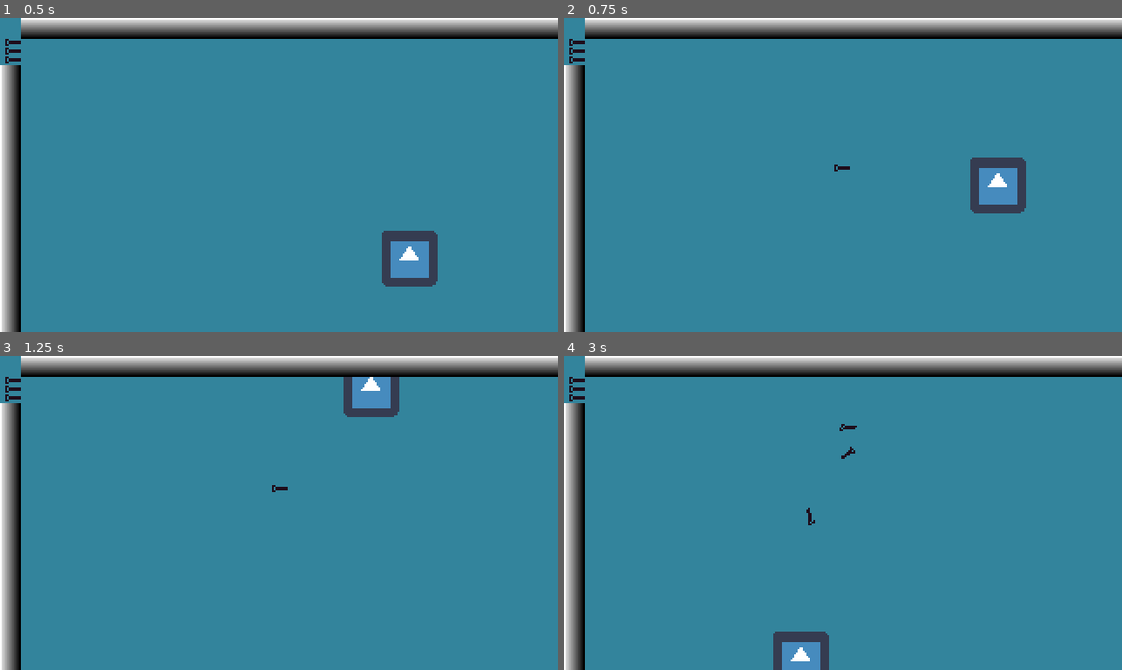
Above: before the commit, frames 1-4 (two rows, left to right).
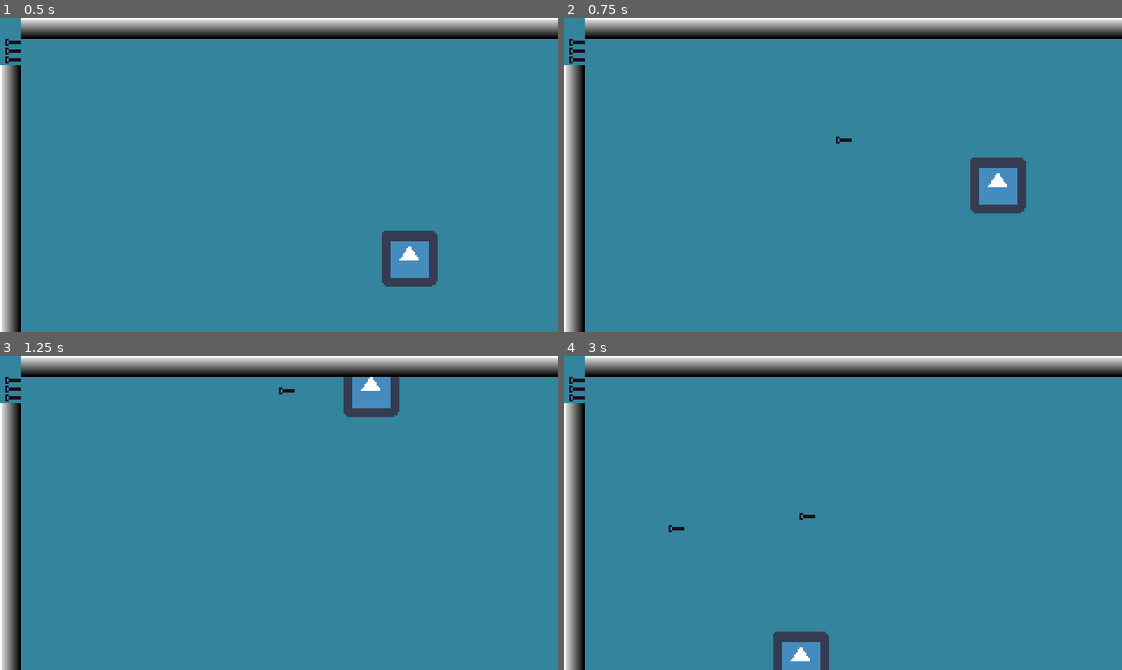
Above: after the commit, the same moments.

Repository: Scribble-Sheep/Shipgame
Game: Godot game, scene res://World.tscn
The game is run twice, just before and just after one commit, with the same random seed, the same clock (stepped at 60 frames per second) and the same inputs. The engine's default icon, where the game draws it, is replaced by a stand-in: a white triangle on a blue panel in a dark square.
Inputs (mouse positions are in pixels of both pictures, inside the frame that each line leads up to):
- Up to frame 1 (0.5 s): no input
- Up to frame 2 (0.75 s): click (854, 27) at 0.5 s
- Up to frame 3 (1.25 s): no input
- Up to frame 4 (3 s): click (854, 365) at 1.25 s; click (575, 538) at 2 s; click (575, 538) at 2.75 s

Frame 1 is identical in both runs. In frame 2, less than 0.1% of the frame differs, in the area x 48-52%, y 37-49%; in frame 3, less than 0.1%; in frame 4, 0.2%, in the area x 18-53%, y 21-57%.

Commit message:
TorpedoManager now snaps newly spawned torpedos to its own position

Diff:
--- a/Code/Torpedo.gd
+++ b/Code/Torpedo.gd
@@ -11,10 +11,8 @@
 var loaded: bool = true
 
 func _ready():
-	randomize()
-	var sprtie = get_node("Sprite")
-	sprtie.rotate(randi() % 360)
 	print ("hehe")
+	print(get_children())
 
 # Called every frame. 'delta' is the elapsed time since the previous frame.
 func _physics_process(delta):
@@ -34,7 +32,6 @@
 func self_destruct():
 	print("I SHOULD BE DEAAAAAAD", position)
 	emit_signal("torpedoDie", self)
-	remove_child(self)
 	pass
 
 
--- a/Code/TorpedoManager.gd
+++ b/Code/TorpedoManager.gd
@@ -31,10 +31,14 @@
 		return false
 	else:
 		add_child(_torpedos[Index])
+		_torpedos[Index].transform.origin = get_position()
 		_torpedos[Index].launch(get_local_mouse_position(), get_position(), speed, delta)
 
 func haha(instance):
-	print ("haha you died, ", instance)
+	call_deferred("remove_torpedo", instance)
+
+func remove_torpedo(instance):
+	remove_child(instance)
 
 func findValidTorpedo(torpedoArray):
 	#find torpedo that's not in scene and is loaded.
--- a/Scenes/DebugTarget.tscn
+++ b/Scenes/DebugTarget.tscn
@@ -7,6 +7,8 @@
 extents = Vector2( 32, 32 )
 
 [node name="DebugTarget" type="KinematicBody2D"]
+collision_layer = 2
+collision_mask = 5
 script = ExtResource( 2 )
 
 [node name="Icon" type="Sprite" parent="."]
--- a/Scenes/Ship.tscn
+++ b/Scenes/Ship.tscn
@@ -6,7 +6,7 @@
 [sub_resource type="CircleShape2D" id=1]
 
 [node name="Ship" type="Area2D"]
-collision_mask = 0
+collision_mask = 2
 script = ExtResource( 2 )
 
 [node name="Sprite" type="Sprite" parent="."]
--- a/Scenes/Torpedo.tscn
+++ b/Scenes/Torpedo.tscn
@@ -8,7 +8,7 @@
 
 [node name="Torpedo" type="KinematicBody2D"]
 collision_layer = 4
-collision_mask = 0
+collision_mask = 2
 script = ExtResource( 2 )
 
 [node name="Sprite" type="Sprite" parent="."]
--- a/World.tscn
+++ b/World.tscn
@@ -13,11 +13,11 @@
 
 [node name="DebugTarget" parent="." instance=ExtResource( 3 )]
 position = Vector2( 77, -9 )
-collision_layer = 2
 radius = 90.0
 
 [node name="TorpedoManager" type="Node2D" parent="."]
 script = ExtResource( 4 )
+speed = 100
 
 [node name="WorldGuiHolder" type="Node2D" parent="."]
 visible = false
